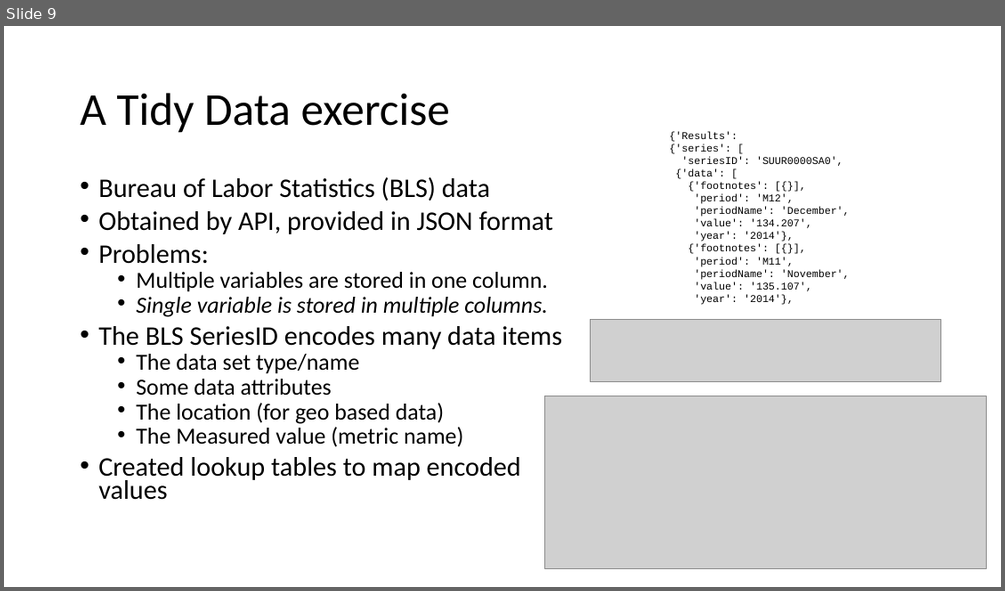
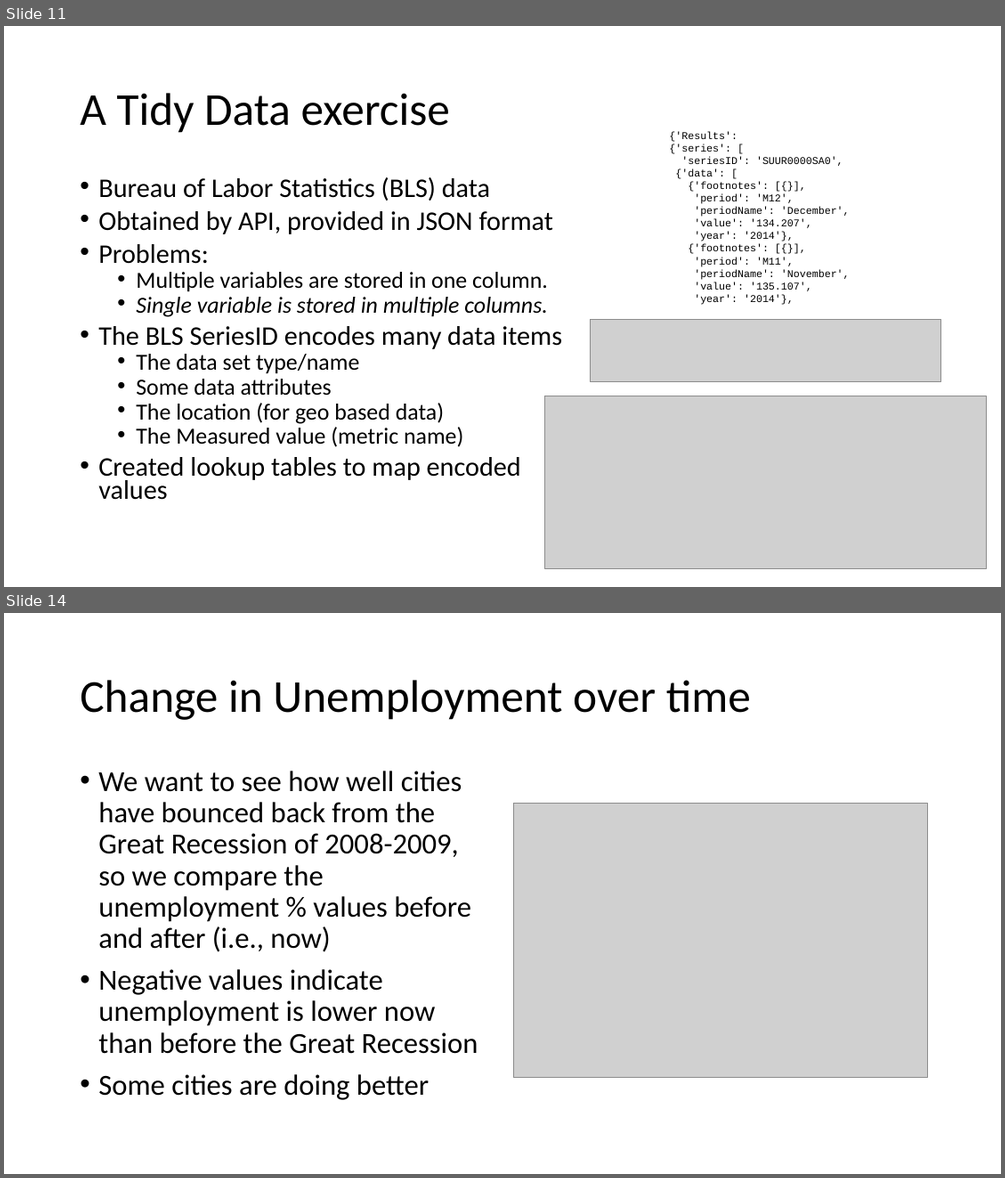
Before and after one commit to muftring/iu-datavis, a slide deck: project/mid-term-presentation.pptx. Shown one above the other, each under a label of ours: slide 9 before the commit, slides 11 and 14 after it; the slides between them are not shown. The pictures are 1005x591 and 1005x1178 pixels, drawn with LibreOffice and Linux fonts; fonts in the diff are those of the drawing; grey boxes stand for pictures. Boxes give left, top, right and bottom in pixels: in the first picture for what was removed or moved away, otherwise in the second. Text is boxed around its words. In the diff, an @@ line names an element or a change of style, - is before the commit and + after.

Commit message:
Mid-term presentation: unemployment by geo-region, by city population

```diff
--- a/project/mid-term-presentation.pptx
+++ b/project/mid-term-presentation.pptx
@@ slide 14 added at <box>4,613,1001,1174</box>, background #FFFFFF @@
@@ title added at <box>80,680,751,720</box>, 44 pt, text #000000 @@
+Change in Unemployment over time
@@ text added at <box>98,771,478,1100</box>, 28 pt, text #000000 @@
+• We want to see how well cities have bounced back from the Great Recession of 2008-2009, so we compare the unemployment % values before and after (i.e., now)
+• Negative values indicate unemployment is lower now than before the Great Recession
+• Some cities are doing better
@@ picture added at <box>514,803,928,1078</box> @@
@@ what was slide 9 is now slide 11 @@
```
Also in this commit, not shown: 4 slides changed, 3 other slides added, 4 slides removed, 14 other files.
